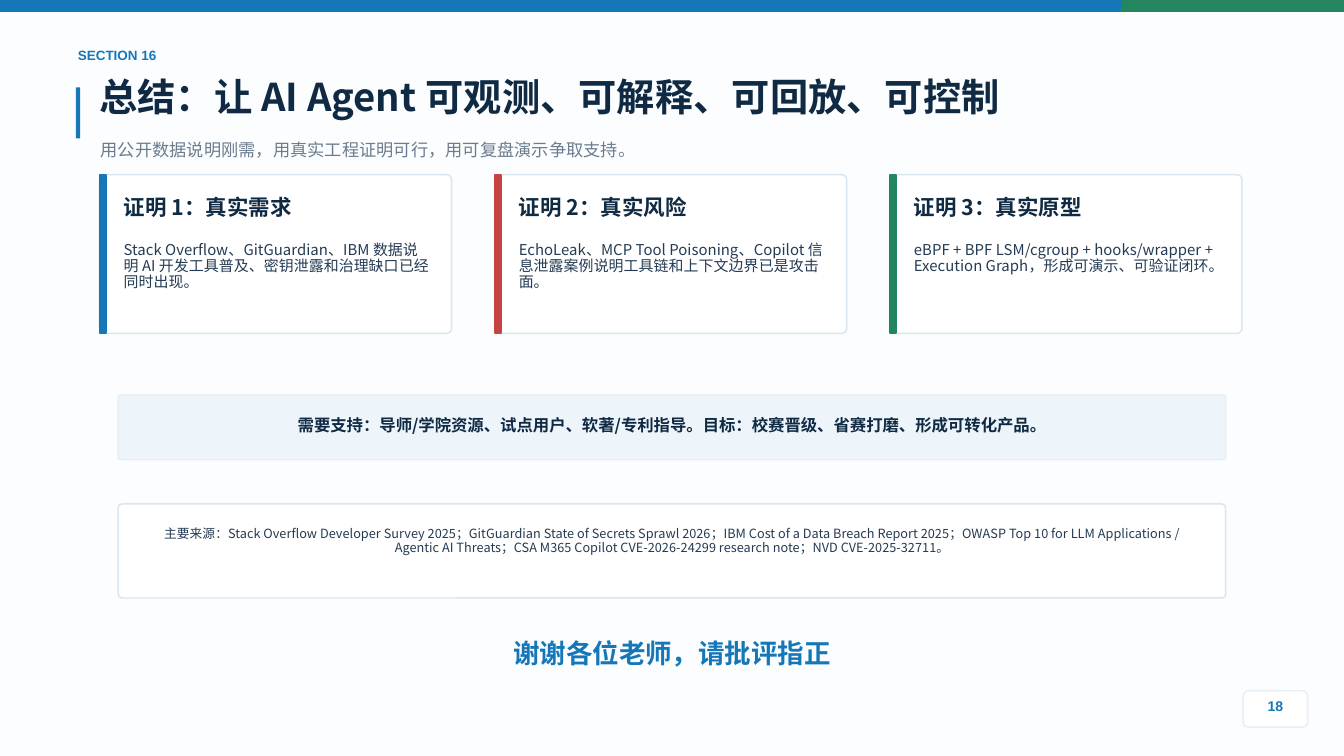
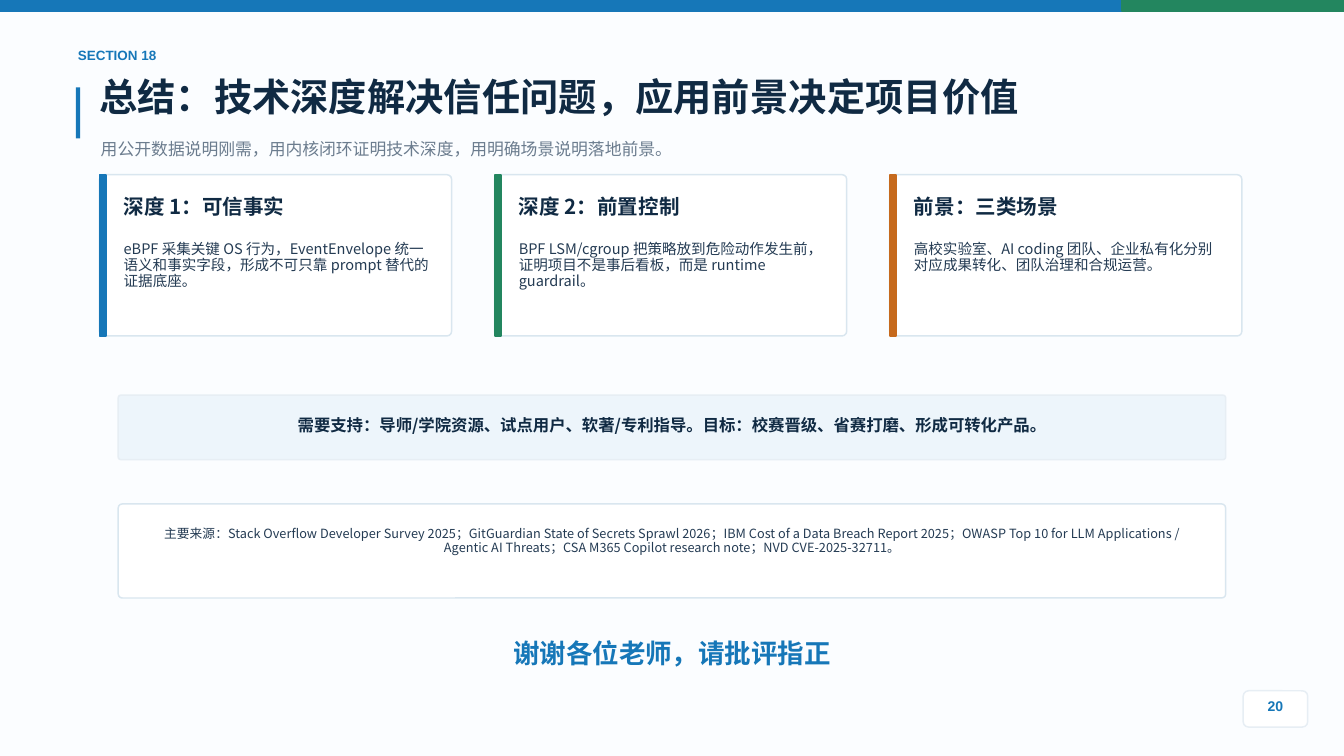
Before and after one commit to stevessr/agent-ebpf-filter, a slide deck: slide 20 of docs/competition/2026-guochuang/output/final/Agent-eBPF-Filter-项目答辩路演PPT-浅色优化版.pptx (slide 18 before the commit). Drawn at 1344x756 pixels with LibreOffice and Linux fonts; fonts in the diff are those of the drawing. Boxes give left, top, right and bottom in pixels: in the first picture for what was removed or moved away, otherwise in the second. Text is boxed around its words. In the diff, an @@ line names an element or a change of style, - is before the commit and + after.

```diff
--- a/docs/competition/2026-guochuang/output/final/Agent-eBPF-Filter-项目答辩路演PPT-浅色优化版.pptx
+++ b/docs/competition/2026-guochuang/output/final/Agent-eBPF-Filter-项目答辩路演PPT-浅色优化版.pptx
@@ text at [99, 78, 1018, 116]: text changed @@
-总结：让 AI Agent 可观测、可解释、可回放、可控制
+总结：技术深度解决信任问题，应用前景决定项目价值
@@ text at [101, 141, 672, 157]: text changed; size 9.2 to 9 pt @@
-用公开数据说明刚需，用真实工程证明可行，用可复盘演示争取支持。
+用公开数据说明刚需，用内核闭环证明技术深度，用明确场景说明落地前景。
@@ rectangle at [495, 175, 501, 336]: fill #C74343 to #23865F; outline #C74343 1 pt to #23865F 1 pt @@
@@ proportions changed in 3 elements at [99, 175, 452, 336], [495, 175, 847, 336], [890, 175, 1242, 336] @@
@@ rectangle at [890, 175, 896, 336]: fill #23865F to #C66A1D; outline #23865F 1 pt to #C66A1D 1 pt @@
@@ text at [124, 196, 284, 216]: text changed; size 11.5 to 11 pt @@
-证明 1：真实需求
+深度 1：可信事实
@@ text at [519, 196, 680, 216]: text changed; size 11.5 to 11 pt @@
-证明 2：真实风险
+深度 2：前置控制
@@ text at [914, 196, 1058, 216]: text changed; size 11.5 to 11 pt @@
-证明 3：真实原型
+前景：三类场景
@@ text at [124, 242, 429, 287]: text changed; size 8 to 7.8 pt @@
-Stack Overflow、GitGuardian、IBM 数据说明 AI 开发工具普及、密钥泄露和治理缺口已经同时出现。
+eBPF 采集关键 OS 行为，EventEnvelope 统一语义和事实字段，形成不可只靠 prompt 替代的证据底座。
@@ text at [519, 242, 822, 290]: text changed; size 8 to 7.8 pt @@
-EchoLeak、MCP Tool Poisoning、Copilot 信息泄露案例说明工具链和上下文边界已是攻击面。
+BPF LSM/cgroup 把策略放到危险动作发生前，证明项目不是事后看板，而是 runtime guardrail。
@@ text at [914, 241, 1213, 271]: text changed; size 8 to 7.8 pt @@
-eBPF + BPF LSM/cgroup + hooks/wrapper + Execution Graph，形成可演示、可验证闭环。
+高校实验室、AI coding 团队、企业私有化分别对应成果转化、团队治理和合规运营。
@@ text at [164, 527, 1172, 555]: text changed @@
-主要来源：Stack Overflow Developer Survey 2025；GitGuardian State of Secrets Sprawl 2026；IBM Cost of a Data Breach Report 2025；OWASP Top 10 for LLM Applications / Agentic AI Threats；CSA M365 Copilot CVE-2026-24299 research note；NVD CVE-2025-32711。
+主要来源：Stack Overflow Developer Survey 2025；GitGuardian State of Secrets Sprawl 2026；IBM Cost of a Data Breach Report 2025；OWASP Top 10 for LLM Applications / Agentic AI Threats；CSA M365 Copilot research note；NVD CVE-2025-32711。
@@ text at [1268, 701, 1284, 711]: text changed @@
-18
+20
```
Also in this commit, not shown: 9 other slides changed, 10 slides added, 8 slides removed, 23 other files.
